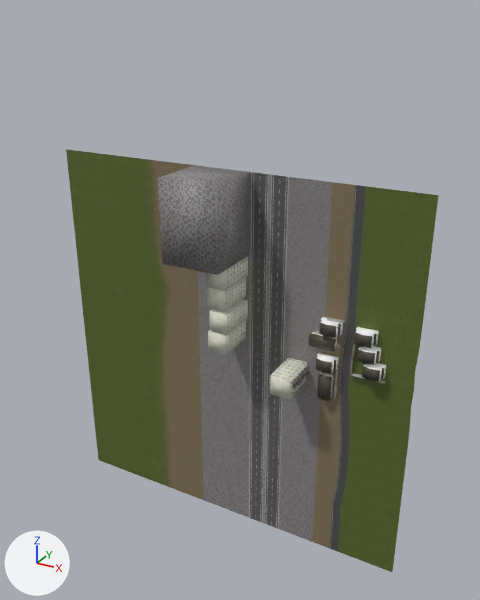
What one commit did to the FBX model source/media/model/stage-1-1.fbx.
Before and after are seen from a camera (50 mm lens) standing at (1.51, -2.66, 1.68) and looking at (0.11, -0.12, 0.41). The axes (+X, +Y, +Z) are drawn at lower left. The lights are the same throughout. Where no turn or scale is listed for an object, it has been applied to the vertices. Vertices at the same position are counted once.

In view in the first picture: 'Ground'.
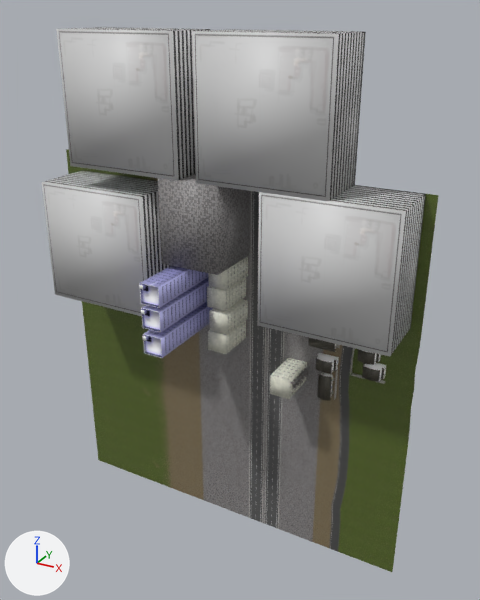
What differs and where, as boxes (x1, y1, x2, y2) in the pictures (480 x 600 px):
```json
{"object": "Ground", "change": "reshaped", "before": [66, 149, 438, 572], "after": [42, 27, 438, 572], "on screen": "6% wider, 29% taller"}
{"part": 1, "of": "me_ground", "change": "built on", "before": [329, 370, 371, 397], "after": [42, 27, 426, 397]}
```

The change, as JSON lines over the scene's bpy script:
```json
{"op": "add", "block": "img_building_50_0_png", "code": ["img_building_50_0_png = load_image('building-50-0.png', 'building-50-0.png', 1024, 1024, 'sRGB')"]}
{"op": "add", "block": "img_path_with_drain_png", "code": ["img_path_with_drain_png = load_image('path-with-drain.png', 'path-with-drain.png', 1024, 1024, 'sRGB')"]}
{"op": "add", "block": "img_building_30_png", "code": ["img_building_30_png = load_image('building-30.png', 'building-30.png', 1024, 1024, 'sRGB')"]}
{"op": "add", "block": "mat_none__building_50_0_png", "code": ["mat_none__building_50_0_png = principled_material('None__building-50-0_png')", "mat_none__building_50_0_png.texture = img_building_50_0_png", "mat_none__building_50_0_png.roughness = 0.106"]}
{"op": "add", "block": "mat_wall_high__path_with_drain_png", "code": ["mat_wall_high__path_with_drain_png = principled_material('Wall-High__path-with-drain_png')", "mat_wall_high__path_with_drain_png.texture = img_path_with_drain_png  # with its transparency"]}
{"op": "add", "block": "mat_material_002__untitled_002", "code": ["mat_material_002__untitled_002 = principled_material('Material_002__Untitled_002')", "mat_material_002__untitled_002.texture = img_building_30_png  # with its transparency"]}
{"block": "me_ground", "where": "# used by ob_ground; location = (0.0, 0.0, 0.0)"}
{"op": "remove", "block": "me_ground", "code": "me_ground.from_pydata(...)  # 4455 vertices, 3403 faces; spans x -1.0..0.95, y -0.3..0.0, z -1.0..1.0"}
{"op": "add", "block": "me_ground", "code": "me_ground.from_pydata(...)  # 4560 vertices, 3482 faces; spans x -1.0..0.95, y -0.51..0.0, z -1.0..1.6"}
{"block": "me_ground", "change": "me_ground part 1"}
{"block": "me_ground", "change": "41 faces are deleted"}
{"block": "me_ground", "change": "66 vertices are added at x -0.9..0.64, y -0.51..0.0, z 0.05..1.6"}
{"block": "me_ground", "change": "24 new vertices lie (0.1, 0.0, 0.0) away from vertices in x -0.18, y -0.5..0.0, z 0.23..0.58"}
{"block": "me_ground", "change": "15 new vertices lie (0.6, 0.0, 0.0) away from vertices in x -0.9..0.3, y -0.3..0.0, z 0.3..1.6"}
{"block": "me_ground", "change": "3 new faces join them, mat_wall_high__earth_png (picture img_earth_png)"}
{"block": "me_ground", "change": "1 new face joins them, mat_wall_high__path_png (picture img_path_png)"}
{"block": "me_ground", "change": "3 new faces join them, mat_wall_high__grass_png (picture img_grass_png)"}
{"block": "me_ground", "change": "1 new face joins them, mat_wall_high__path_with_drain_png (picture img_path_with_drain_png)"}
{"block": "me_ground", "change": "20 new faces join them, mat_material_002__untitled_002 (picture img_building_30_png)"}
{"block": "me_ground", "change": "38 new faces join them, mat_wall_2__tile_png (picture img_tile_png)"}
{"block": "me_ground", "change": "54 new faces join them, mat_none__building_50_0_png (picture img_building_50_0_png)"}
{"op": "add", "block": "me_ground", "code": "me_ground.materials.append(mat_none__building_50_0_png)  # picture img_building_50_0_png"}
{"op": "add", "block": "me_ground", "code": "me_ground.materials.append(mat_material_002__untitled_002)  # picture img_building_30_png"}
{"op": "add", "block": "me_ground", "code": "me_ground.materials.append(mat_wall_high__path_with_drain_png)  # picture img_path_with_drain_png"}
```
